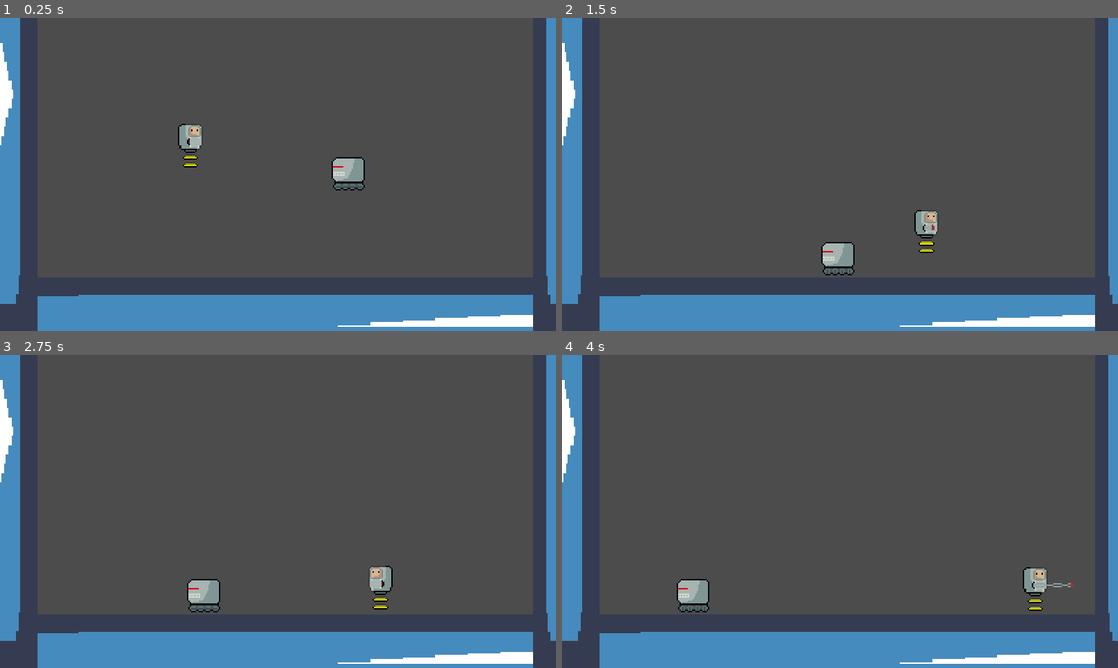
Above: before the commit, frames 1-4 (two rows, left to right).
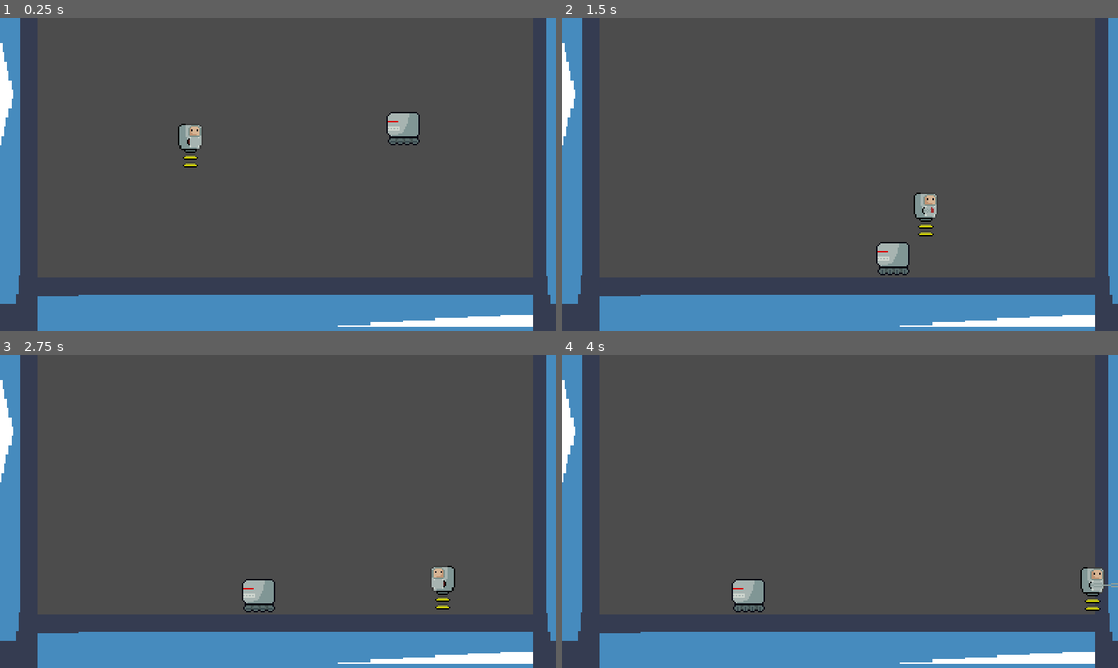
Above: after the commit, the same moments.

Repository: bruhrator420/MAD-Game-Jam-Project
Game: Godot game, scene res://Scenes/Level.tscn
Two runs of this game, one before a commit and one after it. Both use one fixed random seed, a clock stepped at 60 frames per second and the inputs below. The project has no main scene, so this scene is started directly. The engine's default icon, where the game draws it, is replaced by a stand-in: a white triangle on a blue panel in a dark square.
Inputs:
- Up to frame 1 (0.25 s): no input
- Up to frame 2 (1.5 s): hold Z (night, bound only after the commit) 0.53-1.28 s; hold Right (ui_right) from 0.53 s (still down); tap Space (jump) at 0.77 s; tap X (attack) at 1.35 s
- Up to frame 3 (2.75 s): tap Space (jump) at 1.52 s; tap Z (night, bound only after the commit) at 1.55 s; release Right (ui_right) at 2.03 s; hold Left (ui_left) from 2.03 s (still down); hold Z (night, bound only after the commit) from 2.03 s (still down)
- Up to frame 4 (4 s): release Left (ui_left) at 2.78 s; release Z (night, bound only after the commit) at 2.78 s; hold Right (ui_right) from 2.78 s (still down); tap Z (night, bound only after the commit) at 2.85 s; tap Space (jump) at 3.02, 3.77 s; hold Z (night, bound only after the commit) from 3.53 s (still down); tap X (attack) at 3.6 s

The runs differ from the first frame. In frame 1, 1.1% of the frame differs, in the area x 59-76%, y 30-56%; in frame 2, 1.7%; in frame 3, 1.9%; in frame 4, 2.0%, in the area x 20-100%, y 67-83%.

Commit message:
Add code to change day and night

Diff:
--- a/Project/Scenes/Level.tscn
+++ b/Project/Scenes/Level.tscn
@@ -1,8 +1,9 @@
-[gd_scene load_steps=6 format=2]
+[gd_scene load_steps=7 format=2]
 
 [ext_resource path="res://Scenes/Player.tscn" type="PackedScene" id=1]
 [ext_resource path="res://icon.png" type="Texture" id=2]
 [ext_resource path="res://Scenes/Enemy.tscn" type="PackedScene" id=3]
+[ext_resource path="res://Scripts/Level.gd" type="Script" id=4]
 
 [sub_resource type="RectangleShape2D" id=1]
 extents = Vector2( 104.84, 21.5 )
@@ -10,10 +11,11 @@
 [sub_resource type="RectangleShape2D" id=2]
 extents = Vector2( 20, 217.25 )
 
-[node name="Node2D" type="Node2D"]
+[node name="Level" type="Node2D"]
+script = ExtResource( 4 )
 
 [node name="Enemy" parent="." instance=ExtResource( 3 )]
-position = Vector2( 486, 259 )
+position = Vector2( 524, 228 )
 
 [node name="StaticBody2D" type="StaticBody2D" parent="."]
 position = Vector2( 183, 410 )
@@ -48,7 +50,7 @@
 position = Vector2( 440, -200 )
 shape = SubResource( 2 )
 
-[node name="KinematicBody2D" parent="." instance=ExtResource( 1 )]
+[node name="Player" parent="." instance=ExtResource( 1 )]
 position = Vector2( 367, 228 )
 
 [node name="Camera2D" type="Camera2D" parent="."]
--- a/Project/Scenes/Player.tscn
+++ b/Project/Scenes/Player.tscn
@@ -60,7 +60,7 @@
 [sub_resource type="RectangleShape2D" id=9]
 extents = Vector2( 4.5, 5 )
 
-[node name="KinematicBody2D" type="KinematicBody2D" groups=["players"]]
+[node name="Player" type="KinematicBody2D" groups=["players"]]
 script = ExtResource( 2 )
 
 [node name="Sprite" type="AnimatedSprite" parent="."]
--- /dev/null
+++ b/Project/Scripts/Level.gd
@@ -0,0 +1,12 @@
+extends Node2D
+
+
+signal night(time)
+
+var time = "day"
+
+func _unhandled_input(event):
+	if event.is_action_pressed("night"):
+		time = "day" if time == "night" else "night"
+		emit_signal("night", time)
+		print(time)
--- /dev/null
+++ b/Project/Scripts/NightNode2D.gd
@@ -0,0 +1,13 @@
+class_name NightNode2D
+extends Node2D
+
+
+onready var children = get_children()
+
+
+func _on_Level_night(time):
+	for child in children:
+		if child.is_in_group(time):
+			child.resume()
+		else:
+			child.pause()
--- a/Project/project.godot
+++ b/Project/project.godot
@@ -7,6 +7,16 @@
 ;   param=value ; assign values to parameters
 
 config_version=4
+
+_global_script_classes=[ {
+"base": "Node2D",
+"class": "NightNode2D",
+"language": "GDScript",
+"path": "res://Scripts/NightNode2D.gd"
+} ]
+_global_script_class_icons={
+"NightNode2D": ""
+}
 
 [application]
 
@@ -58,6 +68,11 @@
 "events": [ Object(InputEventKey,"resource_local_to_scene":false,"resource_name":"","device":0,"alt":false,"shift":false,"control":false,"meta":false,"command":false,"pressed":false,"scancode":88,"physical_scancode":0,"unicode":0,"echo":false,"script":null)
  ]
 }
+night={
+"deadzone": 0.5,
+"events": [ Object(InputEventKey,"resource_local_to_scene":false,"resource_name":"","device":0,"alt":false,"shift":false,"control":false,"meta":false,"command":false,"pressed":false,"scancode":90,"physical_scancode":0,"unicode":0,"echo":false,"script":null)
+ ]
+}
 
 [physics]
 
